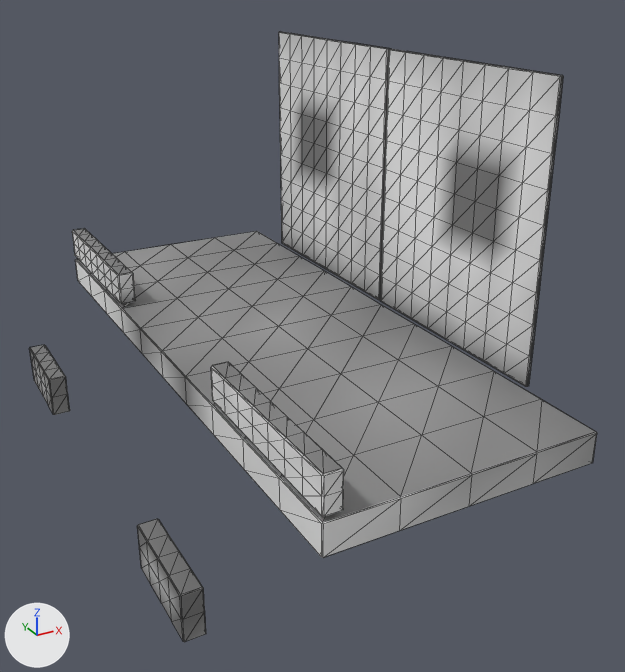
The glTF model crates/client/assets/models/bulkhead/dock_blue.glb: old version first, new version second.
Rendered twice from a 50 mm camera at (12.34, -17.47, 11.16) aimed at (21.19, -1.38, 3.11). Every picture has the same lights, and +X, +Y and +Z are marked at lower left. The picture after the commit comes second. Mesh edges are drawn as thin lines. Vertices at exactly the same position are counted once.

In view in the first picture: 'blue'.
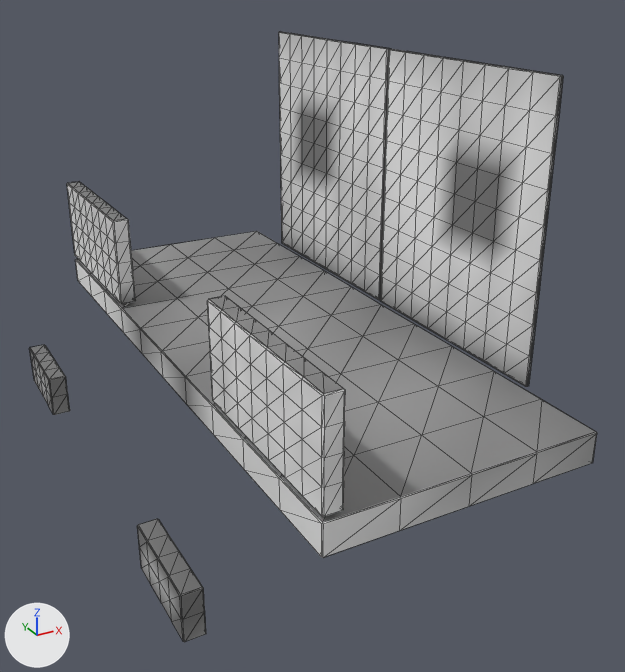
Diff of the bpy script that builds the scene:
```diff
--- a/crates/client/assets/models/bulkhead/dock_blue.glb.py
+++ b/crates/client/assets/models/bulkhead/dock_blue.glb.py
@@ me_blue @@
 # used by ob_blue; location = (0.0, 0.0, 0.0)
-me_blue.from_pydata(...)  # 858 vertices, 1584 faces; spans x 16.1..24.0, y -7.5..7.5, z 0.0..9.2
+me_blue.from_pydata(...)  # 938 vertices, 1744 faces; spans x 16.1..24.0, y -7.5..7.5, z 0.0..9.2
+# me_blue part 1
+# 23 vertices are removed from x 18.0..18.4, y -7.5..7.5, z 3.8
+# 91 faces are deleted
+# 40 vertices in x 18.0..18.4, y -7.5..7.5, z 3.4 move by (0.0, 0.0, 0.1)
+# 33 vertices in x 18.0..18.4, y -7.5..7.5, z 3.8 move by (0.0, 0.0, 0.3)
+# 18 vertices in x 18.0..18.4, y -6.8..6.8, z 3.8 move by (0.0, 0.0, 0.8)
+# 34 vertices are added at x 18.0..18.4, y -7.5..7.5, z 5.2
+# 25 new vertices lie (0.0, 0.0, 0.6) away from vertices in x 18.0..18.4, y -7.5..7.5, z 3.4..3.8
+# 22 new vertices lie (0.0, 0.0, 0.5) away from vertices in x 18.0..18.4, y -7.5..7.5, z 3.8..4.1
+# 22 new vertices lie (0.0, 0.0, 0.6) away from vertices in x 18.0..18.4, y -7.5..7.5, z 4.6
+# 251 new faces join them
 me_blue.materials.append(mat_defaultmaterial)
```

Changed parts and their boxes [x1, y1, x2, y2] in the pictures (625 x 672 px):
part 1 of me_blue, built on
    before: [72, 228, 344, 496]
    after: [67, 182, 345, 488]
